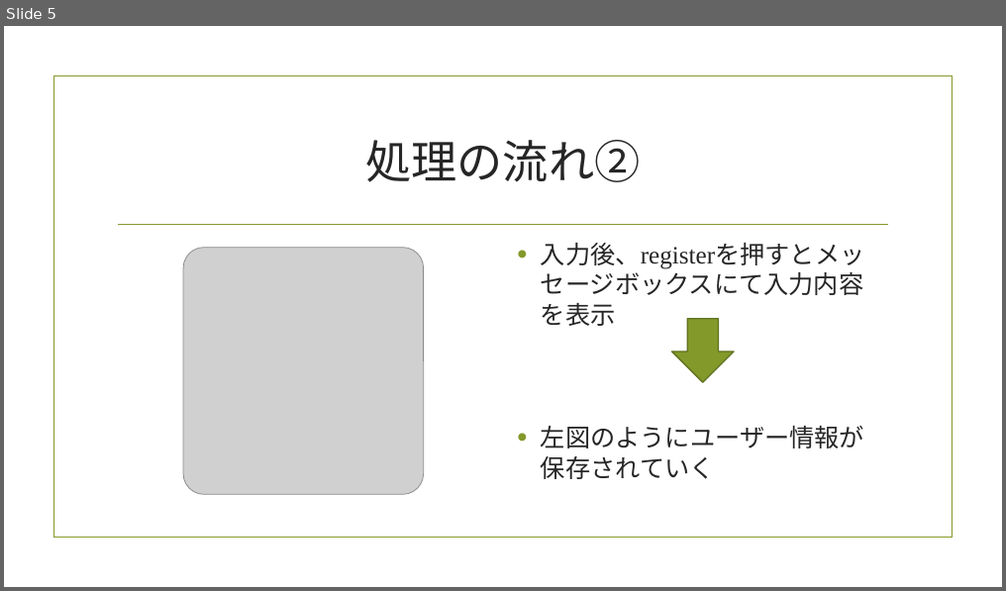
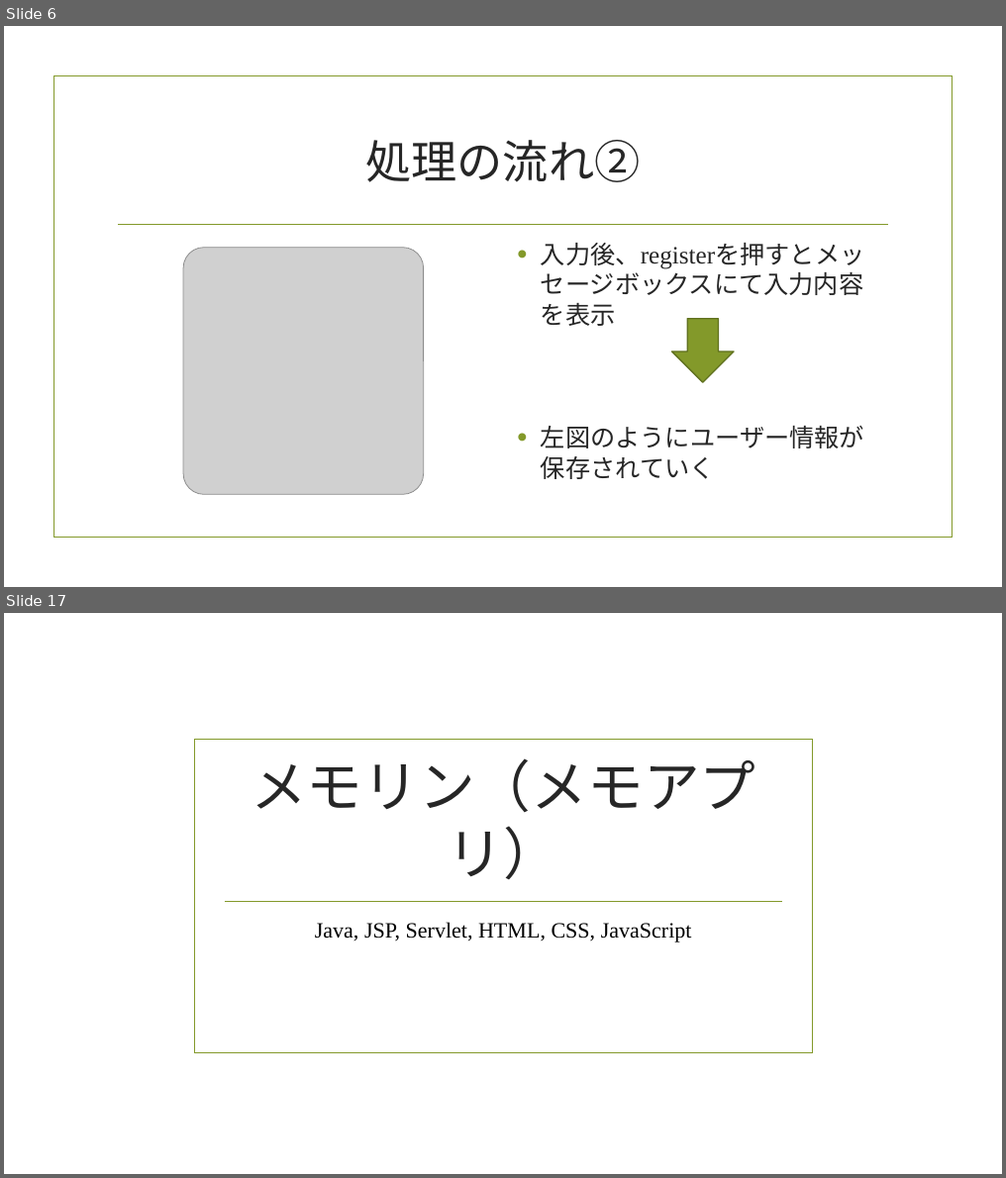
Before and after one commit to sakamoto222/summer, a slide deck: 個人製作.pptx. Shown one above the other, each under a label of ours: slide 5 before the commit, slides 6 and 17 after it; the slides between them are not shown. The pictures are 1006x591 and 1006x1178 pixels, drawn with LibreOffice and Linux fonts; fonts in the diff are those of the drawing; grey boxes stand for pictures; background and template pictures are left out. Boxes give left, top, right and bottom in pixels: in the first picture for what was removed or moved away, otherwise in the second. Text is boxed around its words. In the diff, an @@ line names an element or a change of style, - is before the commit and + after.

```diff
--- a/個人製作.pptx
+++ b/個人製作.pptx
@@ slide 17 added at (x1=4, y1=613, x2=1002, y2=1174), background picture (left out) @@
@@ rectangle added at (x1=195, y1=740, x2=813, y2=1054), outline #83992A 1.25 pt @@
@@ title added at (x1=251, y1=759, x2=755, y2=879), 54 pt, text #262626 @@
+メモリン（メモアプリ）
@@ line added from (224, 901) to (782, 901), #83992A 1.25 pt @@
@@ subtitle added at (x1=315, y1=922, x2=692, y2=943), 21 pt, text #000000 @@
+Java, JSP, Servlet, HTML, CSS, JavaScript
@@ what was slide 5 is now slide 6 @@
```
Also in this commit, not shown: 2 slides changed, 13 other slides added.
